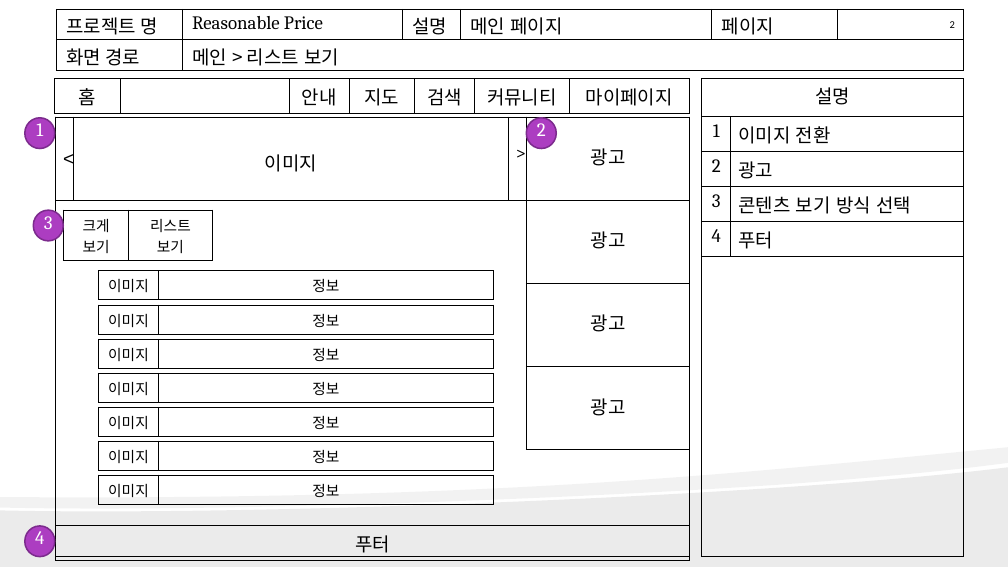
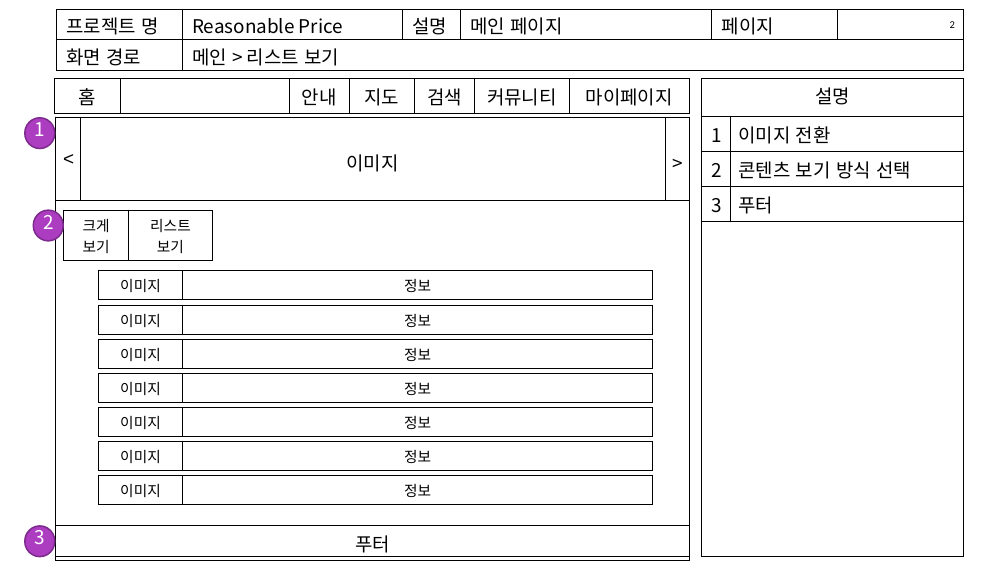
Before and after one commit to kjayvam/HTML, a slide deck: slide 4 of project/ppt/김영민_화면설계.pptx. Drawn at 1008x567 pixels with LibreOffice and Linux fonts; fonts in the diff are those of the drawing. Boxes give left, top, right and bottom in pixels: in the first picture for what was removed or moved away, otherwise in the second. Text is boxed around its words. In the diff, an @@ line names an element or a change of style, - is before the commit and + after.

```diff
--- a/project/ppt/김영민_화면설계.pptx
+++ b/project/ppt/김영민_화면설계.pptx
@@ table at bbox=[56, 9, 963, 70] @@
@@ font Cambria to Noto Sans CJK KR in "Reasonable Price" @@
@@ table at bbox=[54, 79, 689, 110] @@
@@ font Cambria to Noto Sans CJK KR in "지도", "검색", "커뮤니티", "마이페이지" @@
@@ freeform shape "1" at bbox=[25, 118, 55, 149]: font Cambria to Noto Sans CJK KR @@
@@ table at bbox=[55, 117, 690, 200] @@
@@ font Cambria to Noto Sans CJK KR in ">" @@
@@ table: place and size @@
-table at bbox=[55, 117, 526, 200]
+table at bbox=[55, 117, 690, 200]
@@ table removed at bbox=[526, 117, 690, 450], 4 rows, 1 columns @@
-광고
-광고
-광고
-광고
@@ freeform shape removed at bbox=[526, 118, 557, 149] @@
-2
@@ freeform shape removed at bbox=[526, 118, 557, 149] @@
@@ table at bbox=[702, 116, 963, 218] @@
-row 2: 2 | 광고
-row 3: 3 | 콘텐츠 보기 방식 선택
-row 4: 4 | 푸터
+row 2: 2 | 콘텐츠 보기 방식 선택
+row 3: 3 | 푸터
@@ text in freeform shape at bbox=[43, 209, 53, 229]: text changed; font Cambria to Noto Sans CJK KR @@
-3
+2
@@ table at bbox=[99, 271, 653, 296] @@
@@ font Cambria to Noto Sans CJK KR in "정보" @@
@@ table: place and size @@
-table at bbox=[99, 271, 494, 296]
+table at bbox=[99, 271, 653, 296]
@@ table at bbox=[99, 306, 653, 331] @@
@@ font Cambria to Noto Sans CJK KR in "정보" @@
@@ table: place and size @@
-table at bbox=[99, 306, 494, 331]
+table at bbox=[99, 306, 653, 331]
@@ table at bbox=[99, 340, 653, 365] @@
@@ font Cambria to Noto Sans CJK KR in "정보" @@
@@ table: place and size @@
-table at bbox=[99, 340, 494, 365]
+table at bbox=[99, 340, 653, 365]
@@ table at bbox=[99, 374, 653, 399] @@
@@ font Cambria to Noto Sans CJK KR in "정보" @@
@@ table: place and size @@
-table at bbox=[99, 374, 494, 399]
+table at bbox=[99, 374, 653, 399]
@@ table at bbox=[99, 408, 653, 433] @@
@@ font Cambria to Noto Sans CJK KR in "정보" @@
@@ table: place and size @@
-table at bbox=[99, 408, 494, 433]
+table at bbox=[99, 408, 653, 433]
@@ freeform shape removed at bbox=[0, 447, 1008, 567] @@
@@ table at bbox=[99, 442, 653, 467] @@
@@ font Cambria to Noto Sans CJK KR in "정보" @@
@@ table: place and size @@
-table at bbox=[99, 442, 494, 467]
+table at bbox=[99, 442, 653, 467]
@@ freeform shape removed at bbox=[0, 468, 1008, 567] @@
@@ table at bbox=[99, 475, 653, 501] @@
@@ font Cambria to Noto Sans CJK KR in "정보" @@
@@ table: place and size @@
-table at bbox=[99, 475, 494, 502]
+table at bbox=[99, 475, 653, 501]
@@ text in freeform shape at bbox=[35, 525, 45, 544]: text changed; font Cambria to Noto Sans CJK KR @@
-4
+3
@@ table at bbox=[55, 526, 690, 561] @@
@@ font Cambria to Noto Sans CJK KR @@
```
Also in this commit, not shown: 28 other slides changed, 11 other files.
